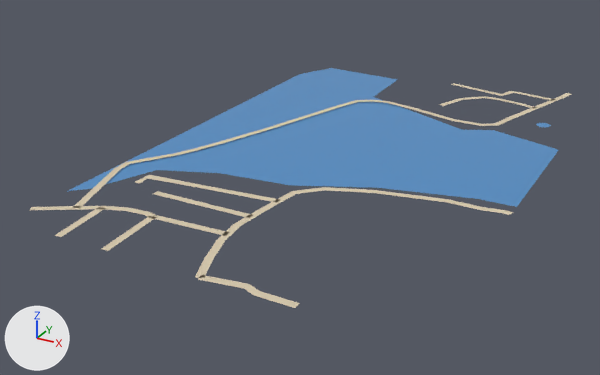
A saved change to the glTF model public/assets/bengaluru-region-v1/tiles/t47_18-l0.glb.
Before and after are seen from a camera (50 mm lens) standing at (23937.0, 8636.0, 259.0) and looking at (23619.0, 9214.0, -30.0). Arrows for +X, +Y and +Z are at lower left; the lights stay in place. The picture after the commit comes second.

The scene before the commit, as lines of its bpy script (objects in view):
```python
me_ground = bpy.data.meshes.new('ground')
me_ground.from_pydata(...)  # 170 vertices, 148 faces; spans x -2.0..311.0, y -2.0..501.0, z 1.0
me_ground.materials.append(mat_ground)
# before: 72 (230.0, 474.0, 1.0) at pixel (513, 92), 73 (224.0, 478.0, 1.0) at pixel (509, 90), 74 (223.0, 457.0, 1.0) at pixel (501, 96), 75 (221.0, 465.0, 1.0) at pixel (502, 93), 130 (275.0, 484.0, 1.0) at pixel (559, 96)
# before: 131 (281.0, 483.0, 1.0) at pixel (564, 97), 132 (279.0, 501.0, 1.0) at pixel (566, 92), 133 (284.0, 499.0, 1.0) at pixel (572, 93)
me_water = bpy.data.meshes.new('water')
me_water.from_pydata(...)  # 186 vertices, 283 faces; spans x 0.0..310.0, y 61.0..471.0, z 0.0
me_water.materials.append(mat_water)
ob_ground = bpy.data.objects.new('ground', me_ground)
ob_ground.location = (23500.0, 9000.0, 0.0)
ob_water = bpy.data.objects.new('water', me_water)
ob_water.location = (23500.0, 9000.0, 0.0)
```
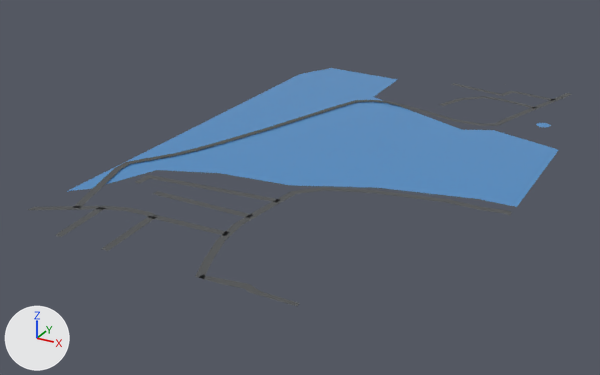
Boxes [x1, y1, x2, y2] around the edits, measured in the pictures (600 x 375 px; the box of a moved part takes in the faces that stretch with it):
'ground', reshaped: before [30, 83, 571, 308]; after [28, 83, 571, 306]
part 1 of me_ground, moved or reshaped: before [30, 175, 300, 308]; after [28, 175, 300, 306]
part 2 of me_ground, reshaped: before [476, 89, 571, 98]; after [476, 84, 571, 98]
part 3 of me_ground, recoloured: [55, 83, 565, 306] in both

The change in detail:
me_ground is used by ob_ground; location (23500.0, 9000.0, 0.0).
Verts and faces of me_ground; kept vertices keep their numbers, new ones are numbered from 170.
me_ground had 170 vertices, 148 faces and spanned x -2.0..311.0, y -2.0..501.0, z 1.0.
me_ground now has 178 vertices, 154 faces and spans x 0.0..310.0, y 0.0..500.0, z 1.0.
Part 1, on me_ground:
8 vertices are removed from x -2.0..207.0, y -2.0..28.0, z 1.0.
14 faces are deleted.
6 vertices move from x 36.0..235.0, y -2.0..116.0, z 1.0 to x 35.0..235.0, y 0.0..116.0, z 1.0.
12 vertices are added at x 0.0..207.0, y 0.0..29.0, z 1.0.
18 new faces join them.
Part 2, on me_ground:
Vertices deleted: 132 (with the faces that use them).
Vertex 73 moves to (225.0, 479.0, 1.0), pixel (509, 90).
Vertex 72 moves to (229.0, 473.0, 1.0), pixel (512, 92).
Vertex 75 moves to (220.0, 464.0, 1.0), pixel (501, 93).
Vertex 74 moves to (224.0, 457.0, 1.0), pixel (502, 96).
Vertex 133 moves to (278.0, 500.0, 1.0), pixel (566, 92).
New vertex 181 is at (215.0, 500.0, 1.0), pixel (506, 84).
New vertex 182 is at (214.0, 500.0, 1.0), pixel (505, 84).
New vertex 183 is at (214.0, 499.0, 1.0), pixel (505, 84).
New vertex 184 is at (210.0, 500.0, 1.0).
New vertex 185 is at (285.0, 500.0, 1.0), pixel (572, 93).
New faces: (181, 182, 183), (182, 184, 183), (131, 185, 133).
me_ground part 3: 133 kept faces spanning x 2.0..310.0, y 0.0..500.0, z 1.0 get new vertex colours; the middle colour goes from beige #d7c9ae to dark grey #535556.
Other edits to the shape of me_ground do not show in these pictures.
